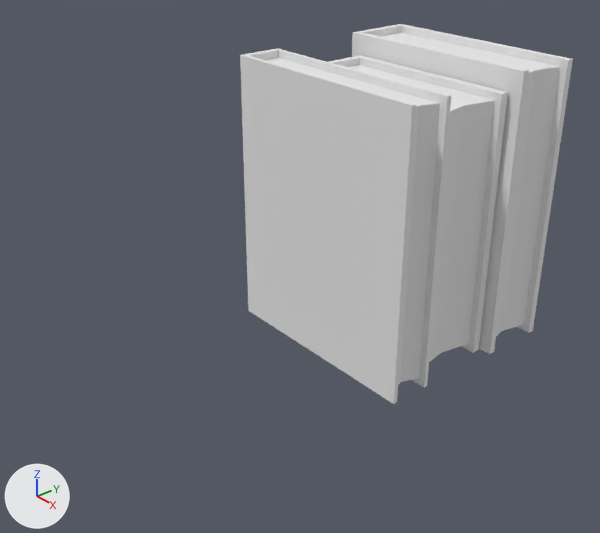
What one commit did to the Blender file Game.Ghost/ModelBuilder/Stuff/books_1.blend.
Rendered twice from a camera (50 mm lens) standing at (1.484, -1.565, 1.284) and looking at (-0.003, -0.328, 0.304). Lighting does not change. The marker at lower left points along +X, +Y and +Z.
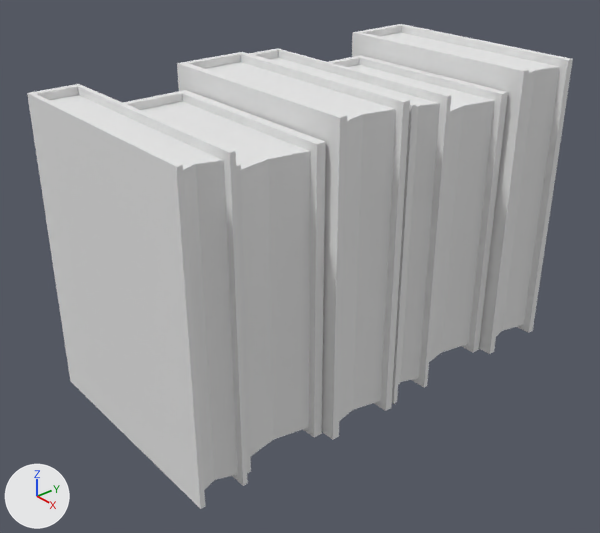
The newer file is also rescaled (x1.222), turned or shifted as a whole; pictures and numbers use the older file's frame.

Boxes [x1, y1, x2, y2] around the edits, measured in the pictures (600 x 533 px):
'Cube', reshaped (64% wider, 28% taller): before [240, 24, 573, 404]; after [27, 24, 573, 509]
part 1 of me_cube, added: after [177, 52, 410, 440]
part 2 of me_cube, added: after [205, 62, 396, 421]
part 3 of me_cube, added: after [123, 90, 326, 473]
part 4 of me_cube, added: after [141, 101, 310, 457]
part 5 of me_cube, added: after [27, 84, 248, 509]
part 6 of me_cube, added: after [50, 95, 238, 490]

The change, as a diff of the scene's bpy script:
```diff
--- a/Game.Ghost/ModelBuilder/Stuff/books_1.blend.py
+++ b/Game.Ghost/ModelBuilder/Stuff/books_1.blend.py
@@ me_cube @@
 me_cube.from_pydata(...)  # 108 vertices, 84 faces; spans x -0.333..0.3, y -0.26..0.316, z 0.0..0.8
 # used by ob_cube; location = (0.0, 0.0, 0.0)
+# me_cube part 1: the loose piece of 24 vertices spanning x -0.3..0.3, y 0.116..0.316, z 0.0..0.8 is copied, and the copy is moved by (0.0, -0.593, 0.0); it spans x -0.3..0.3, y -0.477..-0.277, z 0.0..0.8
+# me_cube part 2: the loose piece of 12 vertices spanning x -0.29..0.28, y 0.136..0.296, z 0.02..0.78 is copied, and the copy is moved by (0.0, -0.593, 0.0); it spans x -0.29..0.28, y -0.457..-0.297, z 0.02..0.78
+# me_cube part 3: the loose piece of 24 vertices spanning x -0.257..0.265, y -0.128..0.111, z 0.0..0.743 is copied, and the copy is moved by (0.0, -0.593, 0.0); it spans x -0.257..0.265, y -0.721..-0.482, z 0.0..0.743
+# me_cube part 4: the loose piece of 12 vertices spanning x -0.247..0.245, y -0.104..0.087, z 0.02..0.723 is copied, and the copy is moved by (0.0, -0.593, 0.0); it spans x -0.247..0.245, y -0.697..-0.506, z 0.02..0.723
+# me_cube part 5: the loose piece of 24 vertices spanning x -0.333..0.292, y -0.26..-0.134, z 0.0..0.784 is copied, and the copy is moved by (0.0, -0.593, 0.0); it spans x -0.333..0.292, y -0.853..-0.727, z 0.0..0.784
+# me_cube part 6: the loose piece of 12 vertices spanning x -0.323..0.272, y -0.248..-0.146, z 0.02..0.764 is copied, and the copy is moved by (0.0, -0.593, 0.0); it spans x -0.323..0.272, y -0.841..-0.739, z 0.02..0.764
 me_cube.materials.append(mat_book_mat)
```
